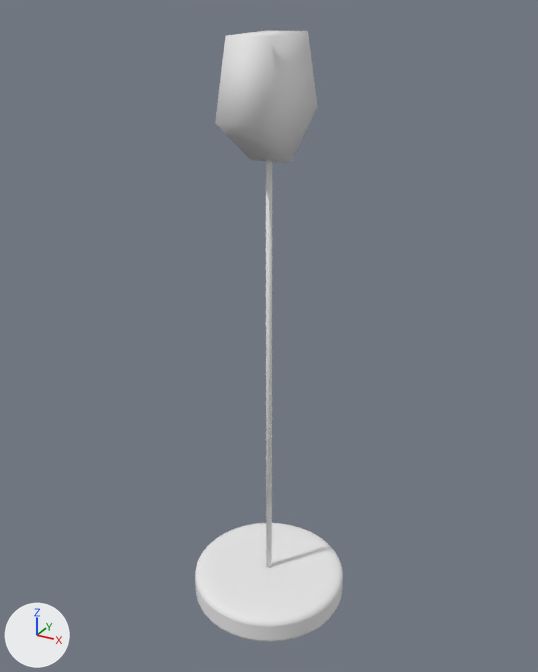
Renders of the OBJ model Kinderki/res/models/level/aerialrunnway_seat.obj from each side of a commit.
Before and after are seen from a camera (50 mm lens) standing at (1.061, -1.928, 0.166) and looking at (-0.016, 0.03, -0.813). Every picture has the same lights, and +X, +Y and +Z are marked at lower left. Where no turn or scale is listed for an object, it has been applied to the vertices.

In view in the first picture: 'Gengon001'.
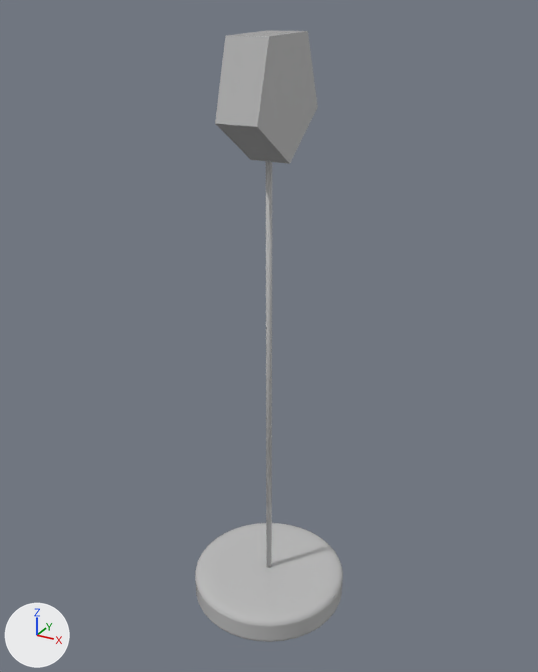
Changed parts and their boxes [x1, y1, x2, y2] in the pictures (538 x 672 px; the box of a moved part takes in the faces that stretch with it):
'Gengon001', recoloured, surface changed (white to grey): [195, 30, 343, 642] in both
part 1 of me_gengon001, moved or reshaped: [196, 160, 341, 641] in both

What the commit changed:
Material 'wire_028028177' (mat_wire_028028177) changes colour from white #e7e7e7 to grey #bcbcbc; in linear values from (0.8, 0.8, 0.8) to (0.5, 0.5, 0.5).
me_gengon001 has 2022 vertices, 2019 faces and spans x -0.27..0.27, y -0.27..0.27, z -1.89..0.11.
me_gengon001 is used by ob_gengon001; location (0.0, 0.0, 0.0).
Part 1, on me_gengon001:
222 faces are deleted.
222 new faces join them, smooth.
me_gengon001 part 2: the surface is now shaded smooth.
